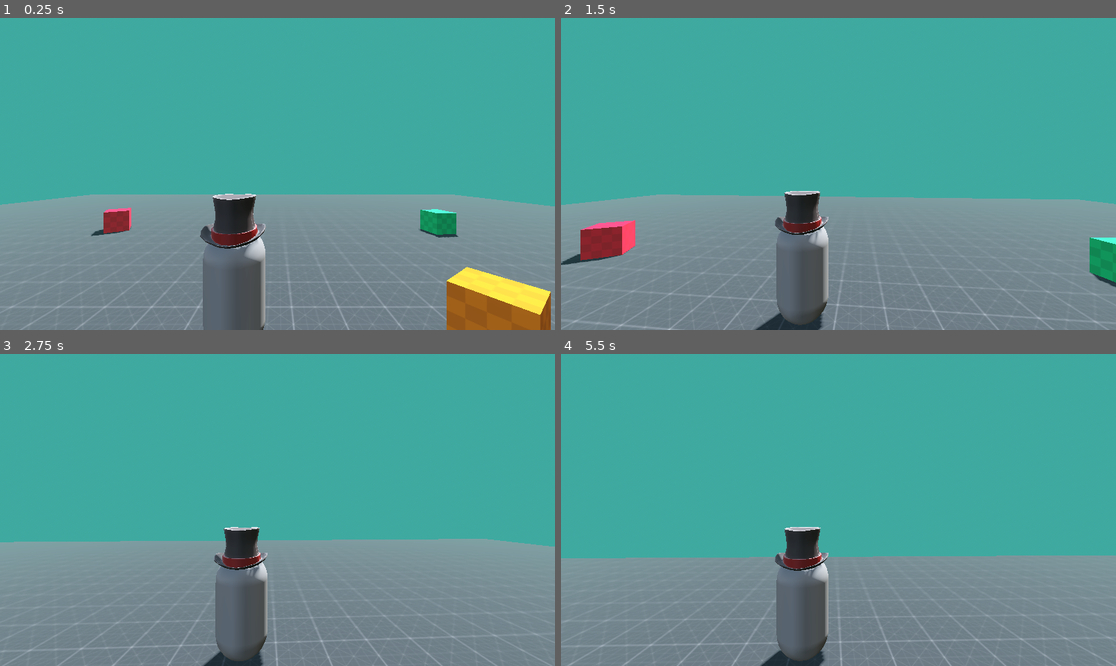
Above: before the commit, frames 1-4 (two rows, left to right).
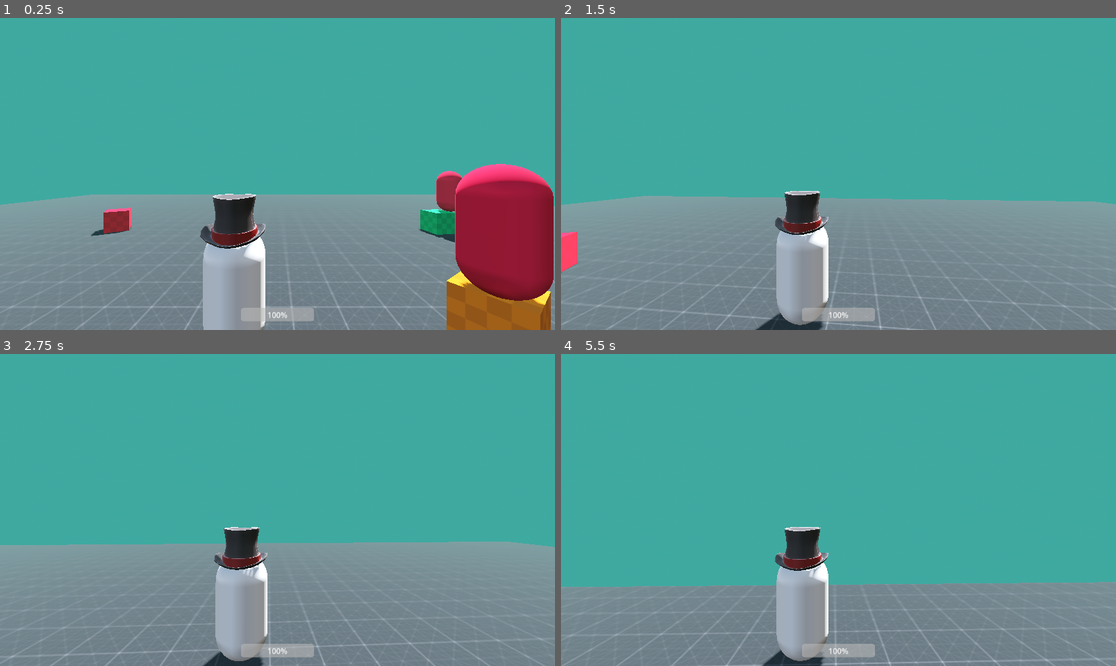
Above: after the commit, the same moments.

Repository: Just1n-Clark/tic-tac-attack
Game: Godot game, scene res://Scenes/Main.tscn
Same seed, same stepped clock (60 frames per second), same inputs: the game is played once before the commit and once after it.
Inputs (mouse positions are in pixels of both pictures, inside the frame that each line leads up to):
- Up to frame 1 (0.25 s): no input
- Up to frame 2 (1.5 s): tap Enter at 0.5 s; move the mouse to (866, 174) at 0.52 s; hold W (forward) from 0.53 s (still down); tap Shift (dash) at 0.6 s; click (866, 174) at 0.8 s; move the mouse to (810, 174) at 1.27 s; click (810, 174) at 1.35 s
- Up to frame 3 (2.75 s): keep holding W (forward); tap Shift (dash) at 1.55, 2.1 s; move the mouse to (288, 503) at 2.02 s; click (288, 503) at 2.3 s
- Up to frame 4 (5.5 s): keep holding W (forward); move the mouse to (832, 516) at 2.77 s; click (832, 516) at 2.85 s; tap Shift (dash) at 3.05, 4.35 s; move the mouse to (877, 513) at 3.52 s; tap K at 3.6 s; click (877, 513) at 3.8 s; move the mouse to (794, 506) at 4.27 s; move the mouse to (844, 510) at 5.02 s; click (844, 510) at 5.1 s

The runs differ from the first frame. In frame 1, 11% of the frame differs, in the area x 36-100%, y 46-100%; in frame 2, 6.3%; in frame 3, 4.5%; in frame 4, 12%, in the area x 0-100%, y 63-100%.

Commit message:
healthbar and dashing ghost

Diff:
--- /dev/null
+++ b/Global.gd
@@ -0,0 +1,3 @@
+extends Node
+
+var player: CharacterBody3D
--- /dev/null
+++ b/Scenes/HealthBar.gd
@@ -0,0 +1,10 @@
+extends ProgressBar
+
+@export var player: Player
+
+func _ready() -> void:
+	player.health_changed.connect(update);
+	update();
+
+func update():
+	value = player.current_health * 100 / player.MAX_HEALTH;
--- a/Scenes/Main.tscn
+++ b/Scenes/Main.tscn
@@ -7,6 +7,7 @@
 [ext_resource type="Texture2D" uid="uid://lk3bjp4lr7f0" path="res://Textures/Green/texture_09.png" id="4_v1gob"]
 [ext_resource type="Texture2D" uid="uid://dl65ifwkj3l5j" path="res://Textures/Red/texture_09.png" id="5_jw32o"]
 [ext_resource type="PackedScene" uid="uid://dux45emmw4r5y" path="res://Scenes/Player.tscn" id="6_v1gob"]
+[ext_resource type="Script" uid="uid://uqkcsmispwdv" path="res://Scenes/HealthBar.gd" id="8_50glp"]
 
 [sub_resource type="ProceduralSkyMaterial" id="ProceduralSkyMaterial_pbw6q"]
 sky_horizon_color = Color(0.66224277, 0.6717428, 0.6867428, 1)
@@ -66,9 +67,14 @@
 [node name="NavigationRegion3D" type="NavigationRegion3D" parent="." unique_id=1447674343]
 navigation_mesh = SubResource("NavigationMesh_v1gob")
 
-[node name="Enemy" parent="NavigationRegion3D" unique_id=569533835 node_paths=PackedStringArray("player") instance=ExtResource("2_jw32o")]
+[node name="Enemy" parent="NavigationRegion3D" unique_id=569533835 groups=["enemy"] instance=ExtResource("2_jw32o")]
 transform = Transform3D(1, 0, 0, 0, 1, 0, 0, 0, 1, -5.28236, 2.2416759, 2.7377377)
-player = NodePath("../../Player")
+
+[node name="Enemy2" parent="NavigationRegion3D" unique_id=390958065 groups=["enemy"] instance=ExtResource("2_jw32o")]
+transform = Transform3D(1, 0, 0, 0, 1, 0, 0, 0, 1, 4.3194647, 2, 0.007323265)
+
+[node name="Enemy3" parent="NavigationRegion3D" unique_id=141758322 groups=["enemy"] instance=ExtResource("2_jw32o")]
+transform = Transform3D(1, 0, 0, 0, 1, 0, 0, 0, 1, 8.859851, 1.9999995, -6.6898537)
 
 [node name="Floor" type="CSGBox3D" parent="NavigationRegion3D" unique_id=1827435333]
 transform = Transform3D(1, 0, 0, 0, 1, 0, 0, 0, 1, 0, -0.5, 0)
@@ -101,3 +107,20 @@
 material_override = SubResource("StandardMaterial3D_kln2b")
 use_collision = true
 size = Vector3(2, 1, 2)
+
+[node name="CanvasLayer" type="CanvasLayer" parent="." unique_id=952440100]
+
+[node name="ProgressBar" type="ProgressBar" parent="CanvasLayer" unique_id=625542704 node_paths=PackedStringArray("player")]
+anchors_preset = 7
+anchor_left = 0.5
+anchor_top = 1.0
+anchor_right = 0.5
+anchor_bottom = 1.0
+offset_left = -76.0
+offset_top = -46.0
+offset_right = 76.0
+offset_bottom = -18.0
+grow_horizontal = 2
+grow_vertical = 0
+script = ExtResource("8_50glp")
+player = NodePath("../../Player")
--- a/Scenes/Player.tscn
+++ b/Scenes/Player.tscn
@@ -2,10 +2,14 @@
 
 [ext_resource type="Script" uid="uid://bkmgkx2bphvts" path="res://Scripts/Player.gd" id="1_rpqav"]
 [ext_resource type="PackedScene" uid="uid://elqnlyrmsrf8" path="res://Models/Top_Hat/top_hat.glb" id="2_kyqiw"]
+[ext_resource type="AudioStream" uid="uid://4olxnodd6w7f" path="res://Audio/impactMining_000.ogg" id="3_gntrk"]
 
 [sub_resource type="CapsuleShape3D" id="CapsuleShape3D_rxg2q"]
 
+[sub_resource type="StandardMaterial3D" id="StandardMaterial3D_gntrk"]
+
 [sub_resource type="CapsuleMesh" id="CapsuleMesh_c1w88"]
+material = SubResource("StandardMaterial3D_gntrk")
 
 [sub_resource type="StandardMaterial3D" id="StandardMaterial3D_kyqiw"]
 albedo_color = Color(0.79607844, 0.23529412, 0, 1)
@@ -36,3 +40,7 @@
 
 [node name="camera" type="Camera3D" parent="camera_pivot/camera_mount" unique_id=1677794798]
 transform = Transform3D(1, 0, 0, 0, 1, 0, 0, 0, 1, 0.6968701, 1.8488097, 3.3547091)
+
+[node name="impact_sound" type="AudioStreamPlayer3D" parent="." unique_id=1062419909]
+stream = ExtResource("3_gntrk")
+volume_db = -10.0
--- a/Scripts/Enemy.gd
+++ b/Scripts/Enemy.gd
@@ -1,4 +1,6 @@
 extends CharacterBody3D
+
+class_name Enemy
 
 const SPEED = 2.5
 const ATTACK_DISTANCE = 2;
@@ -8,9 +10,16 @@
 
 var damage = 5;
 
+const MAX_HEALTH = 40;
+var current_health = 0;
+
 @export var player : CharacterBody3D;
 
 @onready var nav_agent = $NavigationAgent3D;
+
+func _ready() -> void:
+	player = Global.player;
+	current_health = MAX_HEALTH;
 
 func _physics_process(delta: float) -> void:
 	if player == null:
@@ -32,3 +41,16 @@
 		if next_attack > attack_cooldown:
 			next_attack = 0;
 			player.take_damage(damage);
+
+func take_damage(damage: float):
+	current_health -= damage;
+	current_health = clamp(current_health, 0, MAX_HEALTH);
+
+	print("Enemy health: %d" % current_health);
+
+	if (current_health < 1):
+		die();
+
+func die():
+	print("Enemy died!");
+	queue_free();
--- a/Scripts/Player.gd
+++ b/Scripts/Player.gd
@@ -1,16 +1,23 @@
 extends CharacterBody3D
+
+class_name Player
+
+signal health_changed;
 
 @onready var camera_pivot: Node3D = $camera_pivot
 @onready var camera_mount: Node3D = $camera_pivot/camera_mount
 @export var camera: Camera3D
+@onready var impact_sound: AudioStreamPlayer3D = $impact_sound
+
 @onready var mesh: MeshInstance3D = $mesh
 
 #region Movement
 const JUMP_VELOCITY = 4.5
-var speed = 2.5
+var speed = 3
 
 var do_dash = false;
 var can_dash = true;
+var dash_speed = 6;
 var dash_duration = 0.2
 var dash_cooldown = 2.0
 
@@ -30,28 +37,31 @@
 #endregion
 
 #region Health
-const MAX_HEALTH = 30;
-var current_health = 0;
+const MAX_HEALTH = 60;
+var current_health: float = MAX_HEALTH;
+
+var is_dead = false;
 #endregion
 
 #region Combat
-const ATTACK_DISTANCE = 2;
+const ATTACK_RANGE = 2;
 
 var damage = 10;
 var next_attack = 0;
-var attack_cooldown = 1;
-#endregion
-
-#region References
-@export var enemy : CharacterBody3D;
-#endregion
-
+var attack_cooldown = 0.02;
+#endregion
+
+# Private Methods
 func _ready() -> void:
+	Global.player = self;
 	Input.mouse_mode = Input.MOUSE_MODE_CAPTURED;
 
 	current_health = MAX_HEALTH;
 
 func _input(event) -> void:
+	if is_dead:
+		return;
+
 	if (event is InputEventMouseMotion):
 		# Horizontal Look
 		var horizontal_rotation = deg_to_rad(event.relative.x * sens_horizontal);
@@ -71,26 +81,25 @@
 		camera.position.z = clamp(camera.position.z, min_camera_zoom, max_camera_zoom);
 
 func _physics_process(delta: float) -> void:
+	if is_dead:
+		return;
+
 	# Camera clamping smooths between values
-	clamp_and_smooth_camera(delta);
+	_clamp_and_smooth_camera(delta);
 
 	# Add the gravity.
 	if not is_on_floor():
 		velocity += get_gravity() * delta
 
 	if Input.is_action_just_pressed("dash") and can_dash:
-		dash();
+		_dash();
 
 	set_velocity_and_direction(delta);
 
-	if (enemy != null):
-		next_attack += delta;
-
-		# Check if able to damage enemy
-		if global_position.distance_to(enemy.global_position) < ATTACK_DISTANCE:
-			if next_attack > attack_cooldown:
-				next_attack = 0;
-				enemy.take_damage(damage);
+	# Attack
+	next_attack += delta;
+	if (Input.is_action_just_pressed("attack")):
+			_perform_attack();
 
 	move_and_slide();
 
@@ -102,8 +111,10 @@
 
 	if do_dash:
 		var dash_direction = mesh.transform.basis.z.normalized();
-		velocity = -dash_direction * speed * 5;
+		velocity = -dash_direction * speed * dash_speed;
 		velocity.y = 0;
+
+		_create_dash_effect();
 	elif direction:
 		var target_transform = Transform3D.IDENTITY.looking_at(direction, Vector3.UP);
 		mesh.basis = mesh.basis.slerp(target_transform.basis, direction_blend_speed * delta);
@@ -114,7 +125,7 @@
 		velocity.x = move_toward(velocity.x, 0, speed);
 		velocity.z = move_toward(velocity.z, 0, speed);
 
-func clamp_and_smooth_camera(delta):
+func _clamp_and_smooth_camera(delta):
 	var t = inverse_lerp(min_camera_zoom, max_camera_zoom, camera.position.z);
 
 	var target_max_angle = lerp(deg_to_rad(17), deg_to_rad(20), t);
@@ -124,7 +135,7 @@
 
 	camera_mount.rotation.x = clamp(camera_mount.rotation.x, min_camera_angle, max_camera_angle);
 
-func dash():
+func _dash():
 	can_dash = false
 	do_dash = true
 
@@ -136,18 +147,63 @@
 
 	can_dash = true;
 
+func _die():
+	is_dead = true;
+	print("Player died!");
+
+	await get_tree().create_timer(3.0).timeout;
+
+	is_dead = false;
+	_respawn();
+
+func _respawn():
+	current_health = MAX_HEALTH;
+	print("Player respawned");
+
+func _perform_attack():
+	# Check if in range to attack enemy
+	var enemies = get_tree().get_nodes_in_group("enemy");
+	var closest_enemy = null;
+	var closest_distance = INF;
+
+	for enemy in enemies:
+		var distance_to_enemy = global_position.distance_to(enemy.global_position)
+		if (distance_to_enemy < ATTACK_RANGE):
+			if (distance_to_enemy < closest_distance):
+				closest_distance = distance_to_enemy;
+				closest_enemy = enemy;
+
+	if next_attack > attack_cooldown and closest_enemy != null:
+		next_attack = 0;
+		closest_enemy.take_damage(damage);
+		impact_sound.play();
+
+# Dash ghost effect inspired by gamedevjourney.co.uk
+func _create_dash_effect():
+	var visual_copy_of_player = mesh.duplicate();
+	var material_copy = visual_copy_of_player.get_active_material(0).duplicate();
+	material_copy.transparency = BaseMaterial3D.TRANSPARENCY_ALPHA
+	material_copy.albedo_color.a = 0.1;
+	visual_copy_of_player.set_surface_override_material(0, material_copy);
+
+	# Add visual copy to scene
+	get_parent().add_child(visual_copy_of_player);
+	visual_copy_of_player.global_position = global_position;
+
+	await get_tree().create_timer(dash_duration).timeout;
+
+	visual_copy_of_player.queue_free();
+
+# Public methods
 func take_damage(damage: float):
+	if is_dead:
+		return;
+
 	current_health -= damage;
 	current_health = clamp(current_health, 0, MAX_HEALTH);
 
-	print("Health: %d" % current_health);
+	health_changed.emit();
+	print("Player health: %d" % current_health);
 
 	if (current_health < 1):
-		die();
-
-func die():
-	print("Player died!");
-
-func respawn():
-	current_health = MAX_HEALTH;
-	print("Player respawned")
+		_die();
--- a/project.godot
+++ b/project.godot
@@ -14,6 +14,14 @@
 run/main_scene="uid://dpjvadhmb3p7e"
 config/features=PackedStringArray("4.6", "Forward Plus")
 config/icon="res://icon.svg"
+
+[autoload]
+
+Global="*uid://bol1vs31mqxv1"
+
+[editor_plugins]
+
+enabled=PackedStringArray("res://addons/ridiculous_coding/plugin.cfg")
 
 [input]
 
@@ -42,6 +50,11 @@
 "events": [Object(InputEventKey,"resource_local_to_scene":false,"resource_name":"","device":-1,"window_id":0,"alt_press …(195 unchanged characters)…
 ]
 }
+attack={
+"deadzone": 0.2,
+"events": [Object(InputEventMouseButton,"resource_local_to_scene":false,"resource_name":"","device":-1,"window_id":0,"alt_pressed":false,"shift_pressed":false,"ctrl_pressed":false,"meta_pressed":false,"button_mask":1,"position":Vector2(242, 17),"global_position":Vector2(251, 65),"factor":1.0,"button_index":1,"canceled":false,"pressed":true,"double_click":false,"script":null)
+]
+}
 
 [physics]
 
Not shown, added: Audio/impactMining_000.ogg.import
Not shown, added: Global.gd.uid
Not shown, added: Scenes/HealthBar.gd.uid
Not shown, added: Audio/impactMining_000.ogg
